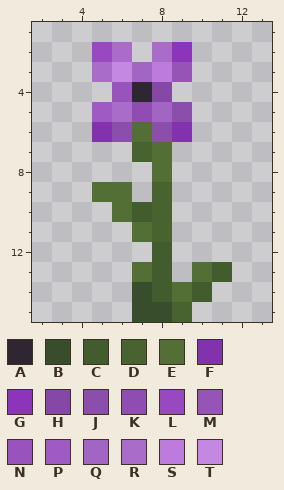
One commit to this pixel-art sprite: flowers_geranium.png. The picture above was drawn from the file before the commit.
The file is 16x16 pixels. Colours within 5 levels of each other are drawn and written as one. Shown: x 2..13, y 1..15.
Palette (. is transparent): A #2e2731  B #384d2b  C #435c2e  D #486230  E #546f36  F #8332ae  G #8c34ba  H #8648a6  J #8b4eaa  K #8f4db1  L #9849c1  M #9554b6  N #9953bd  P #a05bc3  Q #a365c3  R #aa6cc9  S #bd7bde  T #c388e1
Pixels before, first column x 5:
 2 LR.RG..
 3 RTQSM..
 4 .NAH...
 5 PRKQJ..
 6 FJEJF..
 7 ..DE...
 8 ...E...
 9 EE.D...
10 .ECD...
11 ..ED...
12 ...C...
13 ..EC.EC
14 ..BCEC.
15 ..BBD..
New version:
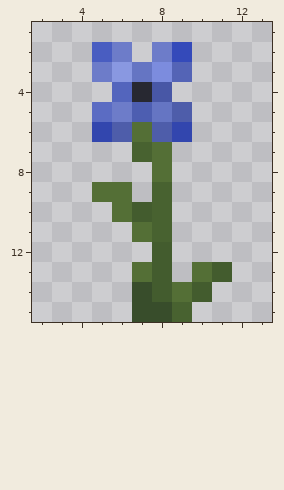
Edits made:
colour A: #2e2731 -> #272831
colour F: #8332ae -> #3246ae
colour G: #8c34ba -> #344aba
colour H: #8648a6 -> #4857a6
colour J: #8b4eaa -> #4e5daa
colour K: #8f4db1 -> #4d5eb1
colour L: #9849c1 -> #495dc1
colour M: #9554b6 -> #5464b6
colour N: #9953bd -> #5365bd
colour P: #a05bc3 -> #5b6cc3
colour Q: #a365c3 -> #6575c3
colour R: #aa6cc9 -> #6d7cc9
colour S: #bd7bde -> #7c8cde
colour T: #c388e1 -> #8998e1
Pixel boxes of the changes (left, top, right, bottom) in both pictures:
changed: (92, 42, 192, 142)
